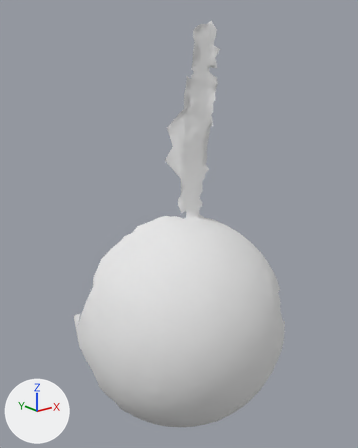
A saved change to the OBJ model res/pendulum_horizontal/Pendulum_horizontal.000032.obj.
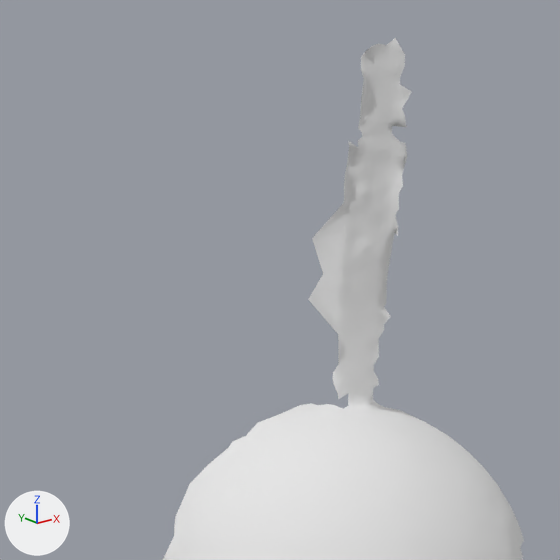
Old and new are each drawn whole from a camera (50 mm lens) standing at (-255.0, -289.0, 313.0) and looking at (126.0, 188.0, 122.0) and again close up on the part from 0% to 84% of the width and 0% to 67% of the height. The axes (+X, +Y, +Z) are drawn at lower left. The lights are the same throughout. Where no turn or scale is listed for an object, it has been applied to the vertices.

In view in the first close-up: 'Pendulum_horizontal.000032'.
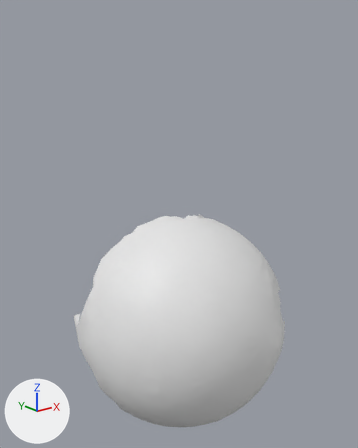
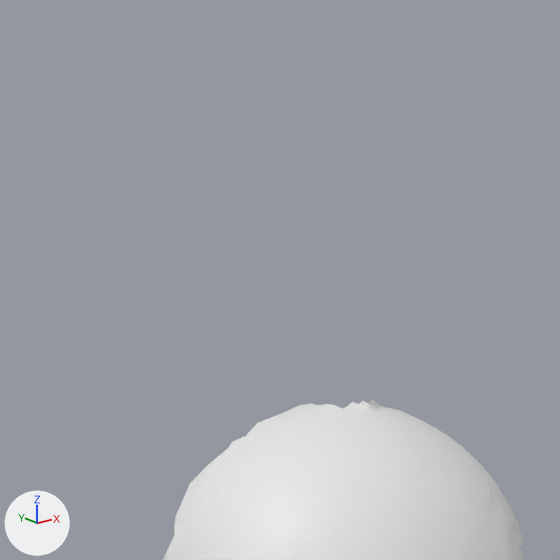
Pixel boxes (x1, y1, x2, y2) of what changed, in the close-ups (560 x 560 px):
'Pendulum_horizontal.000032', reshaped
    before: (163, 38, 524, 560)
    after: (163, 400, 524, 560)
part 1 of me_pendulum_horizontal_000032, deleted
    before: (308, 38, 412, 405)

Patch to the scene script:
```diff
--- a/res/pendulum_horizontal/Pendulum_horizontal.000032.obj.py
+++ b/res/pendulum_horizontal/Pendulum_horizontal.000032.obj.py
@@ me_pendulum_horizontal_000032 @@
 # used by ob_pendulum_horizontal_000032; location = (0.0, 0.0, 0.0)
-me_pendulum_horizontal_000032.from_pydata(...)  # 5386 vertices, 10597 faces; spans x 3.0..250.0, y 67.0..287.0, z -175.0..369.0
-me_pendulum_horizontal_000032.materials.append(mat_pendulum_horizontal_000032)  # white #e7e7e7
+me_pendulum_horizontal_000032.from_pydata(...)  # 4820 vertices, 9547 faces; spans x 3.0..250.0, y 67.0..287.0, z -175.0..123.0
+# me_pendulum_horizontal_000032 part 1: 566 vertices removed from x 141.0..191.0, y 185.0..255.0, z 125.0..369.0
```
